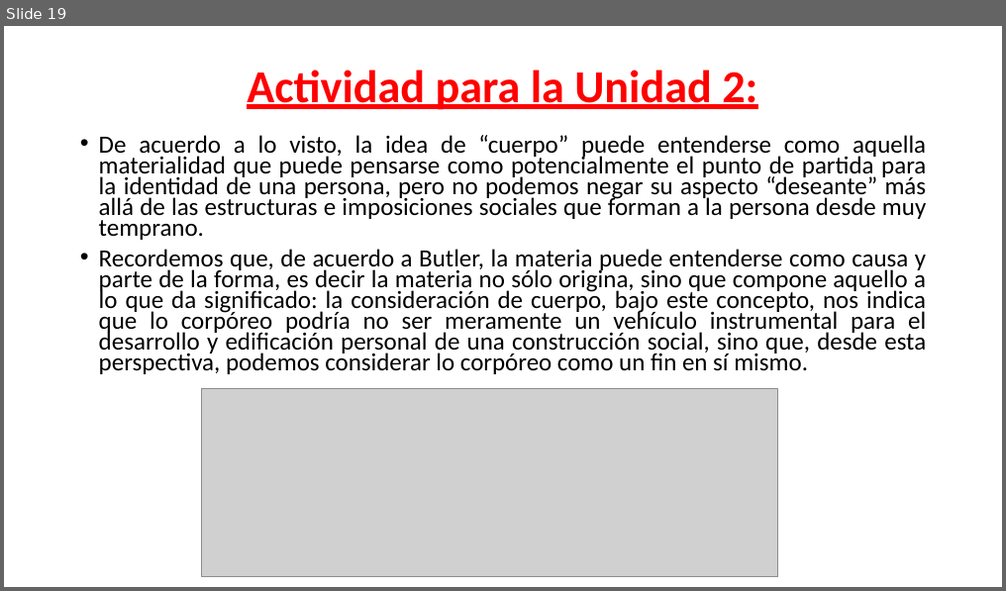
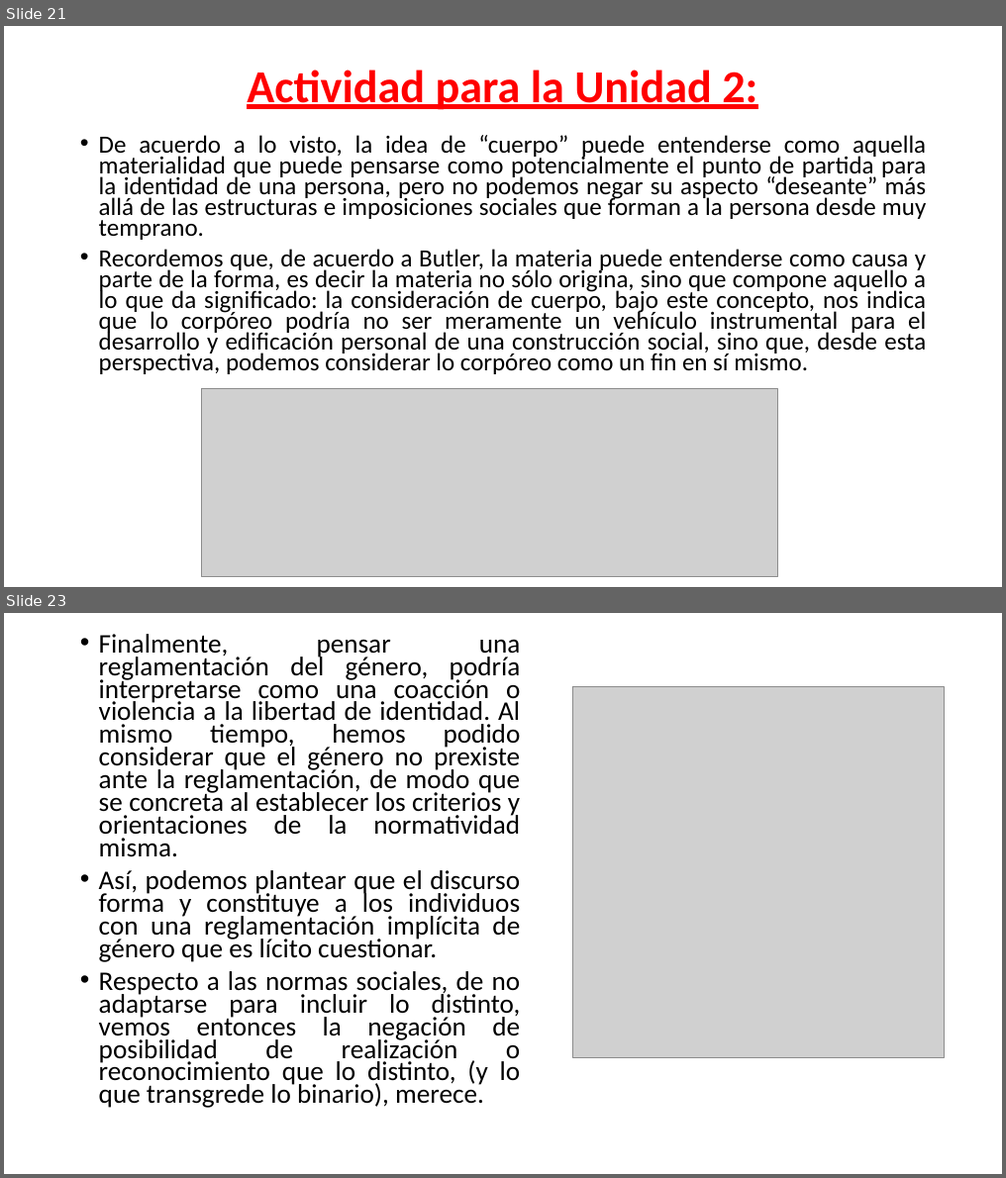
Before and after one commit to zaboltar/zaboltar.github.io, a slide deck: assets uarm/2019 sol-penscri-justfilpol/S E B Ago2019/J Butler UNIDAD 2.pptx. Shown one above the other, each under a label of ours: slide 19 before the commit, slides 21 and 23 after it; the slides between them are not shown. The pictures are 1006x591 and 1006x1178 pixels, drawn with LibreOffice and Linux fonts; fonts in the diff are those of the drawing; grey boxes stand for pictures. Boxes give left, top, right and bottom in pixels: in the first picture for what was removed or moved away, otherwise in the second. Text is boxed around its words. In the diff, an @@ line names an element or a change of style, - is before the commit and + after.

```diff
--- a/assets uarm/2019 sol-penscri-justfilpol/S E B Ago2019/J Butler UNIDAD 2.pptx
+++ b/assets uarm/2019 sol-penscri-justfilpol/S E B Ago2019/J Butler UNIDAD 2.pptx
@@ slide 23 added at box(4, 613, 1002, 1174), background #FFFFFF @@
@@ text added at box(99, 634, 521, 1108), 25.9 pt, text #000000 @@
+• Finalmente, pensar una reglamentación del género, podría interpretarse como una coacción o violencia a la libertad de identidad. Al mismo tiempo, hemos podido considerar que el género no prexiste ante la reglamentación, de modo que se concreta al establecer los criterios y orientaciones de la normatividad misma.
+• Así, podemos plantear que el discurso forma y constituye a los individuos con una reglamentación implícita de género que es lícito cuestionar.
+• Respecto a las normas sociales, de no adaptarse para incluir lo distinto, vemos entonces la negación de posibilidad de realización o reconocimiento que lo distinto, (y lo que transgrede lo binario), merece.
@@ picture added at box(572, 686, 944, 1058) @@
@@ what was slide 19 is now slide 21 @@
```
Also in this commit, not shown: 2 slides changed, 3 other slides added, 1 slide removed.
